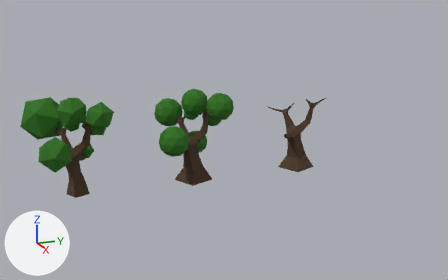
The Blender file Objects/Trees/Trees.blend, before and after one commit.
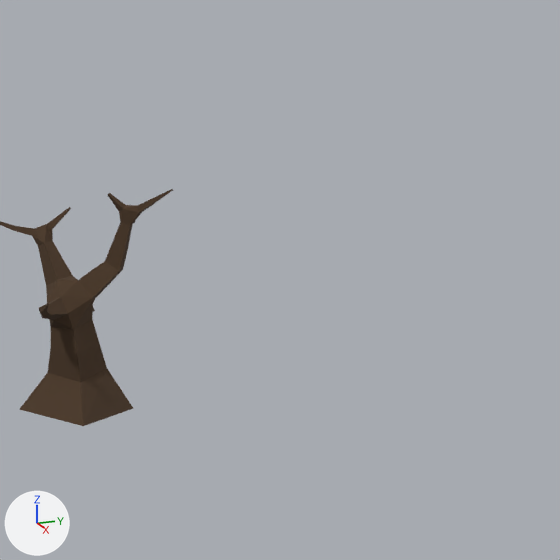
Each version is shown whole from a 50 mm lens placed at (54.5, -17.5, 20.0), pointed at (-0.9, 3.5, 3.2), then close up on the part from 61% to 100% of the width and 14% to 77% of the height. Lighting does not change. The marker at lower left points along +X, +Y and +Z. The close-ups show mesh edges as thin lines.
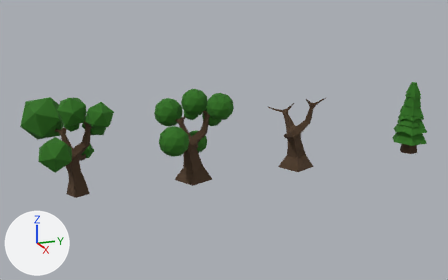
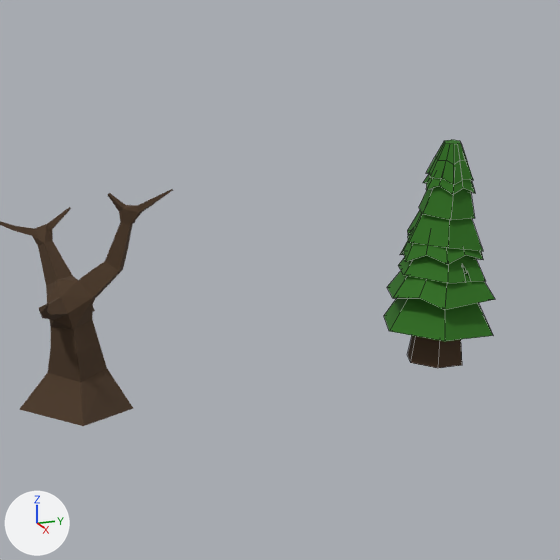
The newer file is also turned or shifted as a whole; pictures and numbers use the older file's frame.

Location of each change, (x1, y1, x2, y2) in pixels of the close-ups (560 x 560 px):
'Cylinder.001', added (green)
    after: (384, 298, 493, 341)
'Cylinder.002', added (green)
    after: (387, 271, 495, 310)
'Cylinder.005', added (green)
    after: (407, 210, 483, 251)
'Cylinder.003', added (green)
    after: (398, 255, 485, 283)
'Cylinder.006', added (green)
    after: (419, 186, 475, 220)
'Cylinder', added (brown)
    after: (408, 335, 462, 368)
'Cylinder.008', added (green)
    after: (426, 140, 473, 185)
'Cylinder.004', added (green)
    after: (400, 240, 483, 265)
'Cylinder.007', added (green)
    after: (423, 174, 475, 195)

Edits to the bpy script that builds the scene:
```text
Add ob_cylinder_008:
    ob_cylinder_008 = bpy.data.objects.new('Cylinder.008', me_cylinder_008)  # 51 vertices, 41 faces; spans x -1.39..1.28, y -1.39..1.39, z -1.23..0.61; in mat_leafs (dark green #2c7117)
    ob_cylinder_008.location = (0.11, 24.96, 7.27)
    ob_cylinder_008.rotation_euler = (0.0469, 0.0555, 0.0127)  # degrees (2.7, 3.2, 0.7)
    ob_cylinder_008.scale = (0.574, 0.571, 0.708)
Add ob_cylinder_007:
    ob_cylinder_007 = bpy.data.objects.new('Cylinder.007', me_cylinder_007)  # 48 vertices, 38 faces; spans x -1.21..1.21, y -1.39..1.39, z -1.0..0.89; in mat_leafs (dark green #2c7117)
    ob_cylinder_007.location = (0.11, 25.02, 6.85)
    ob_cylinder_007.rotation_euler = (-0.025, 0.0563, 0.00872)  # degrees (-1.4, 3.2, 0.5)
    ob_cylinder_007.scale = (0.674, 0.671, 0.765)
Add ob_cylinder_006:
    ob_cylinder_006 = bpy.data.objects.new('Cylinder.006', me_cylinder_006)  # 24 vertices, 20 faces; spans x -1.02..1.02, y -1.18..1.18, z -1.0..0.62; in mat_leafs (dark green #2c7117)
    ob_cylinder_006.location = (0.11, 25.02, 6.2)
    ob_cylinder_006.rotation_euler = (-0.025, 0.0563, 0.00872)  # degrees (-1.4, 3.2, 0.5)
    ob_cylinder_006.scale = (0.849, 0.845, 0.963)
Add ob_cylinder_005:
    ob_cylinder_005 = bpy.data.objects.new('Cylinder.005', me_cylinder_005)  # 30 vertices, 23 faces; spans x -1.02..1.15, y -1.2..1.1, z -1.26..0.62; in mat_leafs (dark green #2c7117)
    ob_cylinder_005.location = (0.02, 24.99, 5.19)
    ob_cylinder_005.rotation_euler = (0.0225, 0.0558, 0.0114)  # degrees (1.3, 3.2, 0.7)
    ob_cylinder_005.scale = (1.1, 1.09, 0.839)
Add ob_cylinder_004:
    ob_cylinder_004 = bpy.data.objects.new('Cylinder.004', me_cylinder_004)  # 48 vertices, 38 faces; spans x -1.02..1.02, y -1.18..1.18, z -1.0..1.06; in mat_leafs (dark green #2c7117)
    ob_cylinder_004.location = (-0.12, 24.99, 4.47)
    ob_cylinder_004.rotation_euler = (0.0208, -0.0928, 0.0114)  # degrees (1.2, -5.3, 0.7)
    ob_cylinder_004.scale = (1.26, 1.26, 0.829)
Add ob_cylinder_003:
    ob_cylinder_003 = bpy.data.objects.new('Cylinder.003', me_cylinder_003)  # 35 vertices, 26 faces; spans x -1.02..1.02, y -1.18..1.18, z -1.0..0.62; in mat_leafs (dark green #2c7117)
    ob_cylinder_003.location = (0.0, 25.06, 3.88)
    ob_cylinder_003.rotation_euler = (-0.0433, -0.00336, 0.0116)  # degrees (-2.5, -0.2, 0.7)
    ob_cylinder_003.scale = (1.33, 1.33, 0.788)
Add ob_cylinder_002:
    ob_cylinder_002 = bpy.data.objects.new('Cylinder.002', me_cylinder_002)  # 28 vertices, 23 faces; spans x -1.02..1.06, y -1.18..1.18, z -1.0..0.62; in mat_leafs (dark green #2c7117)
    ob_cylinder_002.location = (0.0, 25.06, 3.12)
    ob_cylinder_002.rotation_euler = (-0.106, 0.0, 0.0)  # degrees (-6.1, 0, 0)
    ob_cylinder_002.scale = (1.58, 1.58, 0.939)
Add ob_cylinder_001:
    ob_cylinder_001 = bpy.data.objects.new('Cylinder.001', me_cylinder_001)  # 30 vertices, 22 faces; spans x -1.02..1.02, y -1.18..1.18, z -1.0..0.62; in mat_leafs (dark green #2c7117)
    ob_cylinder_001.location = (0.0, 25.06, 2.21)
    ob_cylinder_001.scale = (1.69, 1.69, 1.0)
Add ob_cylinder:
    ob_cylinder = bpy.data.objects.new('Cylinder', me_cylinder)  # a 6-sided cut cone along z (radius 1.0 at the low end, 0.73 at the high end) spanning x -0.87..0.87, y -1.0..1.0, z -1.0..1.0; in mat_wood (brown #503c29)
    ob_cylinder.location = (0.0, 25.06, 0.96)
```
